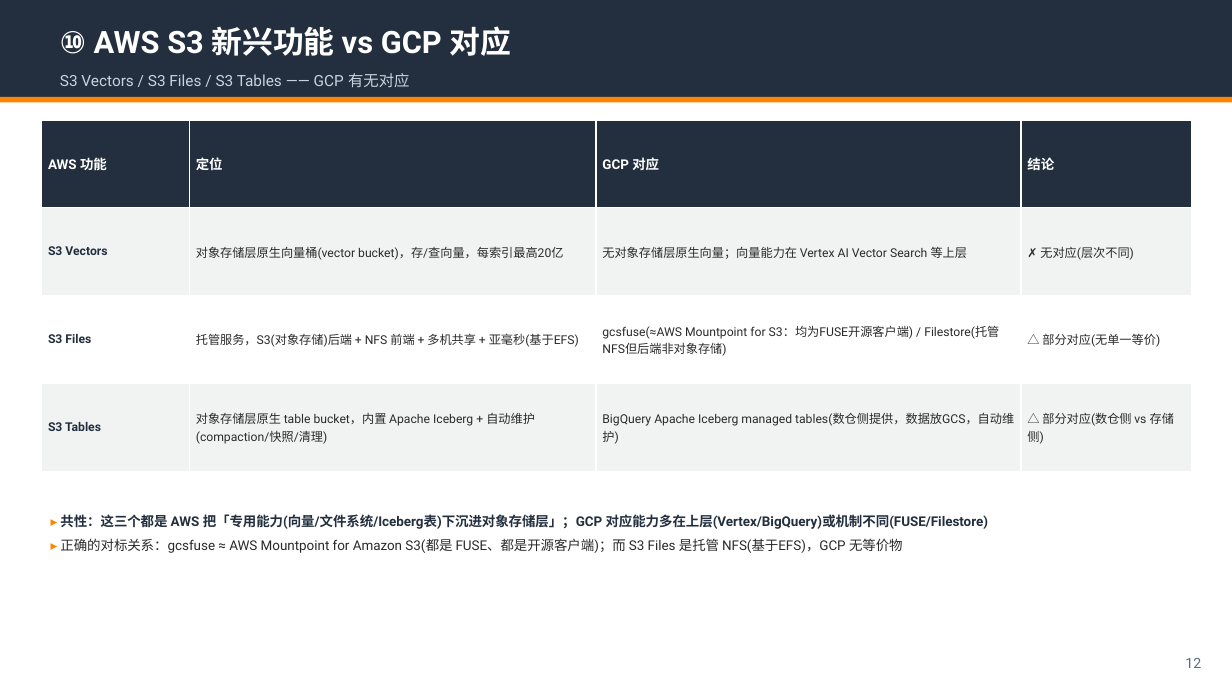
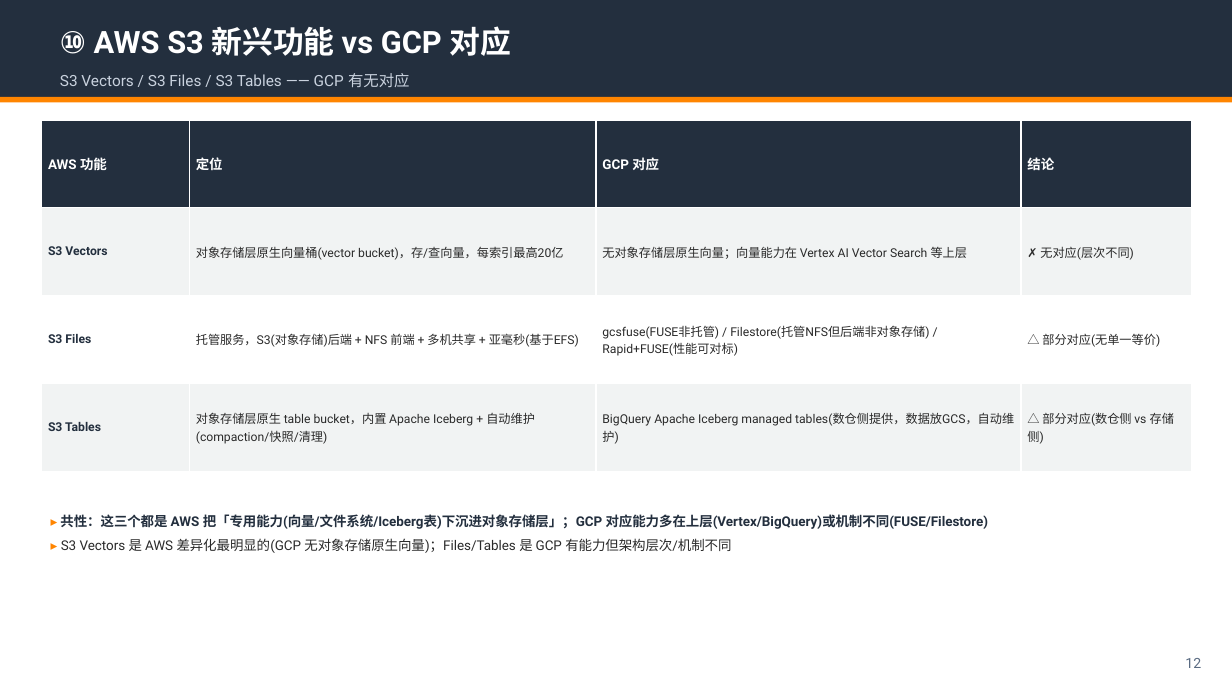
Before and after one commit to AllenXieSZ/storage, a slide deck: slide 12 of s3-vs-gcs-ppt/S3_vs_GCS.pptx. Drawn at 1232x693 pixels with LibreOffice and Linux fonts; fonts in the diff are those of the drawing. Boxes give left, top, right and bottom in pixels: in the first picture for what was removed or moved away, otherwise in the second. Text is boxed around its words. In the diff, an @@ line names an element or a change of style, - is before the commit and + after.

```diff
--- a/s3-vs-gcs-ppt/S3_vs_GCS.pptx
+++ b/s3-vs-gcs-ppt/S3_vs_GCS.pptx
@@ table at [42,120,1192,471] @@
-row 3, column 3: gcsfuse(≈AWS Mountpoint for S3：均为FUSE开源客户端) / Filestore(托管NFS但后端非对象存储)
+row 3, column 3: gcsfuse(FUSE非托管) / Filestore(托管NFS但后端非对象存储) / Rapid+FUSE(性能可对标)
@@ text at [61,538,731,553]: text changed @@
-▸ 正确的对标关系：gcsfuse ≈ AWS Mountpoint for Amazon S3(都是 FUSE、都是开源客户端)；而 S3 Files 是托管 NFS(基于EFS)，GCP 无等价物
+▸ S3 Vectors 是 AWS 差异化最明显的(GCP 无对象存储原生向量)；Files/Tables 是 GCP 有能力但架构层次/机制不同
```
Also in this commit, not shown: 1 other file.
